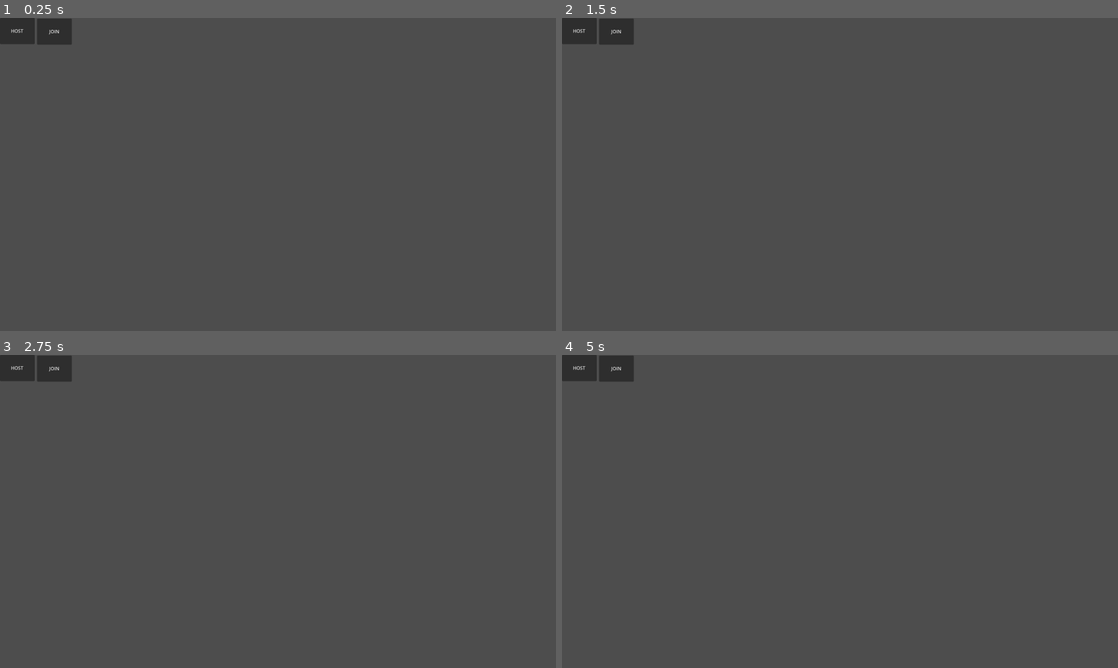
Above: before the commit, frames 1-4 (two rows, left to right).
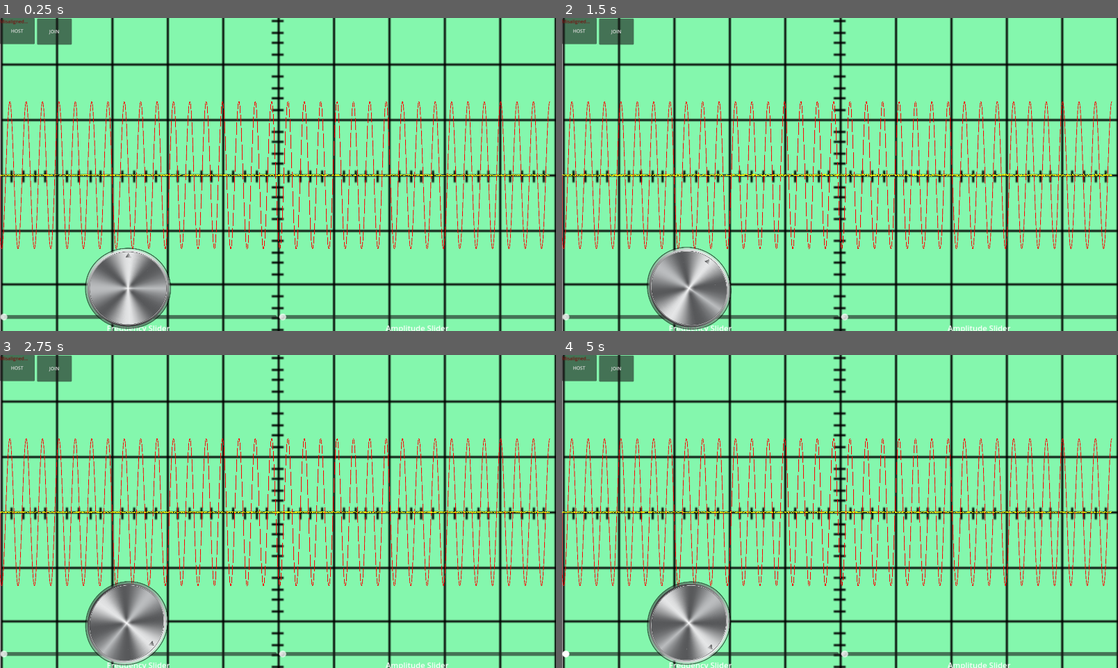
Above: after the commit, the same moments.

Repository: Sarvesh-222/ESCAPE_SFIT
Game: Godot game, scene res://Scenes/main.tscn
Two runs of this game, one before a commit and one after it. Both use one fixed random seed, a clock stepped at 60 frames per second and the inputs below.
Inputs (mouse positions are in pixels of both pictures, inside the frame that each line leads up to):
- Up to frame 1 (0.25 s): no input
- Up to frame 2 (1.5 s): click (689, 290) at 0.52 s; tap Enter (enter) at 1.25 s; move the mouse to (962, 158) at 1.27 s; hold D (right) from 1.28 s (still down); hold Enter (enter) from 1.28 s (still down); click (962, 158) at 1.42 s
- Up to frame 3 (2.75 s): move the mouse to (166, 527) at 2.02 s; release D (right) at 2.03 s; release Enter (enter) at 2.03 s; hold Down (ui_down) from 2.03 s (still down); tap P at 2.1 s
- Up to frame 4 (5 s): move the mouse to (895, 442) at 2.77 s; release Down (ui_down) at 2.78 s; hold D (right) 2.78-3.53 s; hold E 2.78-3.53 s; move the mouse to (812, 574) at 3.52 s; hold Up (ui_up) 3.53-4.28 s; tap Enter (enter) at 3.6 s; click (812, 574) at 3.67 s; move the mouse to (1006, 558) at 4.27 s; hold A (left) from 4.28 s (still down); hold P from 4.28 s (still down)

The runs differ from the first frame. In frame 1, 99% of the frame differs, in the area x 0-100%, y 0-100%; in frame 2, 99%; in frame 3, 99%; in frame 4, 99%.

Commit message:
button control

Diff:
--- a/Scenes/WaveGame/signal_console.tscn
+++ b/Scenes/WaveGame/signal_console.tscn
@@ -55,11 +55,6 @@
 text = "Frequency Slider"
 horizontal_alignment = 1
 
-[node name="Sprite2D" type="Sprite2D" parent="ColorRect/VBoxContainer/HBoxContainer/VBoxContainer"]
-position = Vector2(263.56, -45.3901)
-scale = Vector2(0.275, 0.275)
-texture = ExtResource("4_hqr5m")
-
 [node name="VBoxContainer3" type="VBoxContainer" parent="ColorRect/VBoxContainer/HBoxContainer"]
 layout_mode = 2
 size_flags_horizontal = 3
@@ -91,3 +86,16 @@
 layout_mode = 0
 offset_right = 40.0
 offset_bottom = 23.0
+
+[node name="FreqRotor" type="TextureButton" parent="."]
+layout_mode = 2
+offset_left = 142.0
+offset_top = 636.0
+offset_right = 743.0
+offset_bottom = 1251.0
+scale = Vector2(0.49748, 0.468491)
+pivot_offset = Vector2(299.51, 292.428)
+texture_normal = ExtResource("4_hqr5m")
+stretch_mode = 0
+
+[connection signal="pressed" from="FreqRotor" to="." method="_on_button_pressed"]
--- a/Scenes/main.tscn
+++ b/Scenes/main.tscn
@@ -6,6 +6,7 @@
 [ext_resource type="PackedScene" uid="uid://b8ubeojf3iuwa" path="res://Scenes/extras/wall_arched_2.tscn" id="5_6bp64"]
 [ext_resource type="PackedScene" uid="uid://bnprfbw5w86kp" path="res://Scenes/extras/wall_shelved.tscn" id="6_344ge"]
 [ext_resource type="PackedScene" uid="uid://c2nfdlf28lxkm" path="res://Scenes/LaserGame/LaserGamebutton.tscn" id="8_344ge"]
+[ext_resource type="PackedScene" uid="uid://b54fydbav4ra2" path="res://Scenes/WaveGame/signal_console.tscn" id="9_d1ilt"]
 [ext_resource type="PackedScene" uid="uid://c00u3pwjhjjy7" path="res://Scenes/LaserGame/spawn_point.tscn" id="9_hptm8"]
 [ext_resource type="PackedScene" uid="uid://dpu48vnj1tw1" path="res://Scenes/LaserGame/laser_beam_new.tscn" id="9_ynf5e"]
 
@@ -172,5 +173,7 @@
 transform = Transform3D(1, 0, 0, 0, 1, 0, 0, 0, 1, -27.2, 0.6, 29.3)
 laserGame = true
 
+[node name="SignalConsole" parent="." instance=ExtResource("9_d1ilt")]
+
 [connection signal="pressed" from="CanvasLayer/Host" to="." method="_on_host_pressed"]
 [connection signal="pressed" from="CanvasLayer/Join" to="." method="_on_join_pressed"]
--- a/Scripts/WaveGameScripts/signal_console.gd
+++ b/Scripts/WaveGameScripts/signal_console.gd
@@ -2,6 +2,7 @@
 
 
 @onready var freq_slider: HSlider = $ColorRect/VBoxContainer/HBoxContainer/VBoxContainer/freq_slider
+@onready var freq_rotor: TextureButton = $FreqRotor
 
 @onready var gain_slider: HSlider = $ColorRect/VBoxContainer/HBoxContainer/VBoxContainer3/gain_slider
 
@@ -24,9 +25,14 @@
 var target_gain := 1.0
 
 var phase:float
+var freq:float=0
 #var diff
 var missAlignTimer:=0.0
 var miss_alligned=false;
+
+
+var using_FreqRotor=false
+var using_AmpRotor=false
 
 func _ready():
 	randomize()
@@ -60,10 +66,19 @@
 		missAlignTimer=0
 
 
+	if(using_FreqRotor):
+		if(Input.is_action_pressed("Right_arrow") or Input.is_action_pressed("right")):
+			freq+=.125
+			freq_rotor.rotation+=.05
+		elif(Input.is_action_pressed("Left_arrow") or Input.is_action_pressed("left")):
+			freq-=.125
+			freq_rotor.rotation-=.05
+
+
 
 func update_player():
 	player_wave = {
-		"freq": freq_slider.value,
+		"freq": freq,
 		"phase": phase,
 		"gain": gain_slider.value
 	}
@@ -145,3 +160,10 @@
 			#camera.offset = offset
 		#else:
 			#camera.offset = Vector2.ZERO
+
+
+
+
+
+func _on_button_pressed() -> void:#FREQUENCTY ROTOR
+	using_FreqRotor=target_freq
--- a/project.godot
+++ b/project.godot
@@ -53,6 +53,16 @@
 "events": [Object(InputEventKey,"resource_local_to_scene":false,"resource_name":"","device":-1,"window_id":0,"alt_press …(195 unchanged characters)…
 ]
 }
+Right_arrow={
+"deadzone": 0.0,
+"events": [Object(InputEventKey,"resource_local_to_scene":false,"resource_name":"","device":-1,"window_id":0,"alt_pressed":false,"shift_pressed":false,"ctrl_pressed":false,"meta_pressed":false,"pressed":false,"keycode":0,"physical_keycode":4194321,"key_label":0,"unicode":0,"location":0,"echo":false,"script":null)
+]
+}
+Left_arrow={
+"deadzone": 0.0,
+"events": [Object(InputEventKey,"resource_local_to_scene":false,"resource_name":"","device":-1,"window_id":0,"alt_pressed":false,"shift_pressed":false,"ctrl_pressed":false,"meta_pressed":false,"pressed":false,"keycode":0,"physical_keycode":4194319,"key_label":0,"unicode":0,"location":0,"echo":false,"script":null)
+]
+}
 
 [physics]
 
Not shown: 1 places in Scenes/main.tscn that only renumber resources
